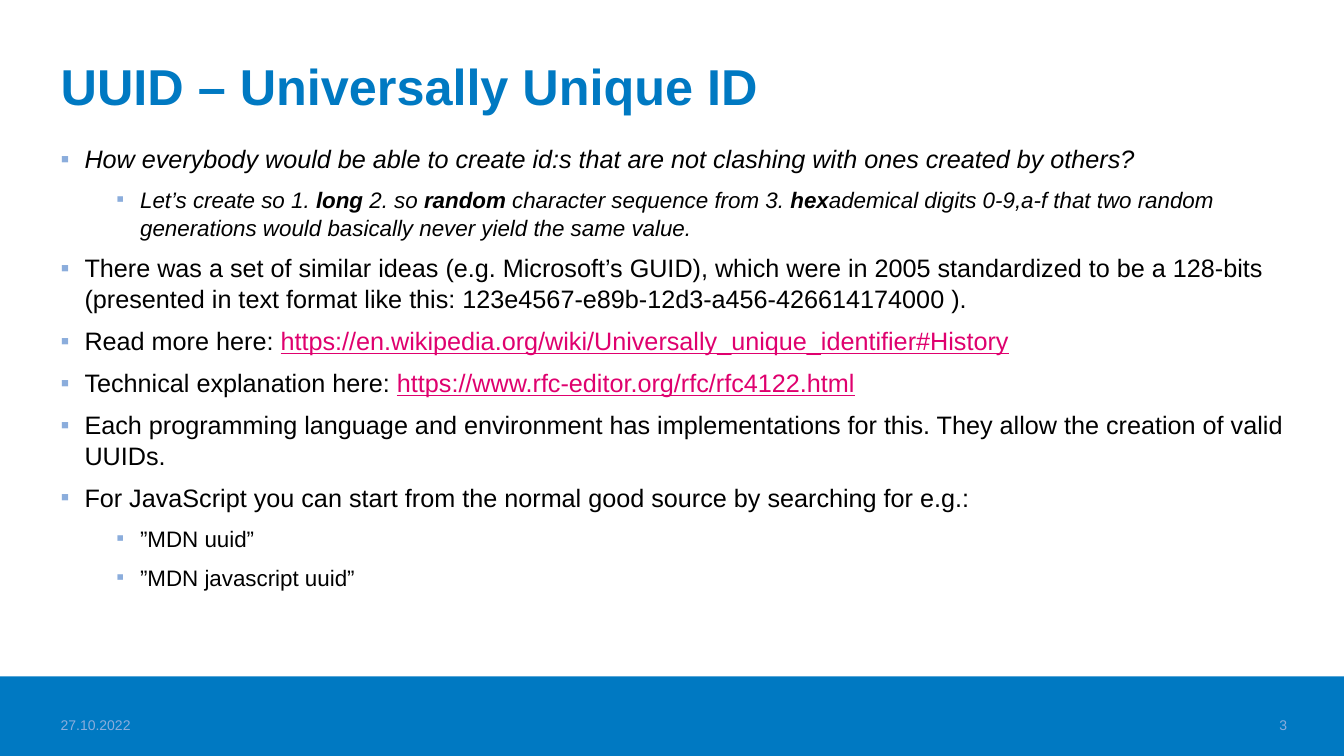
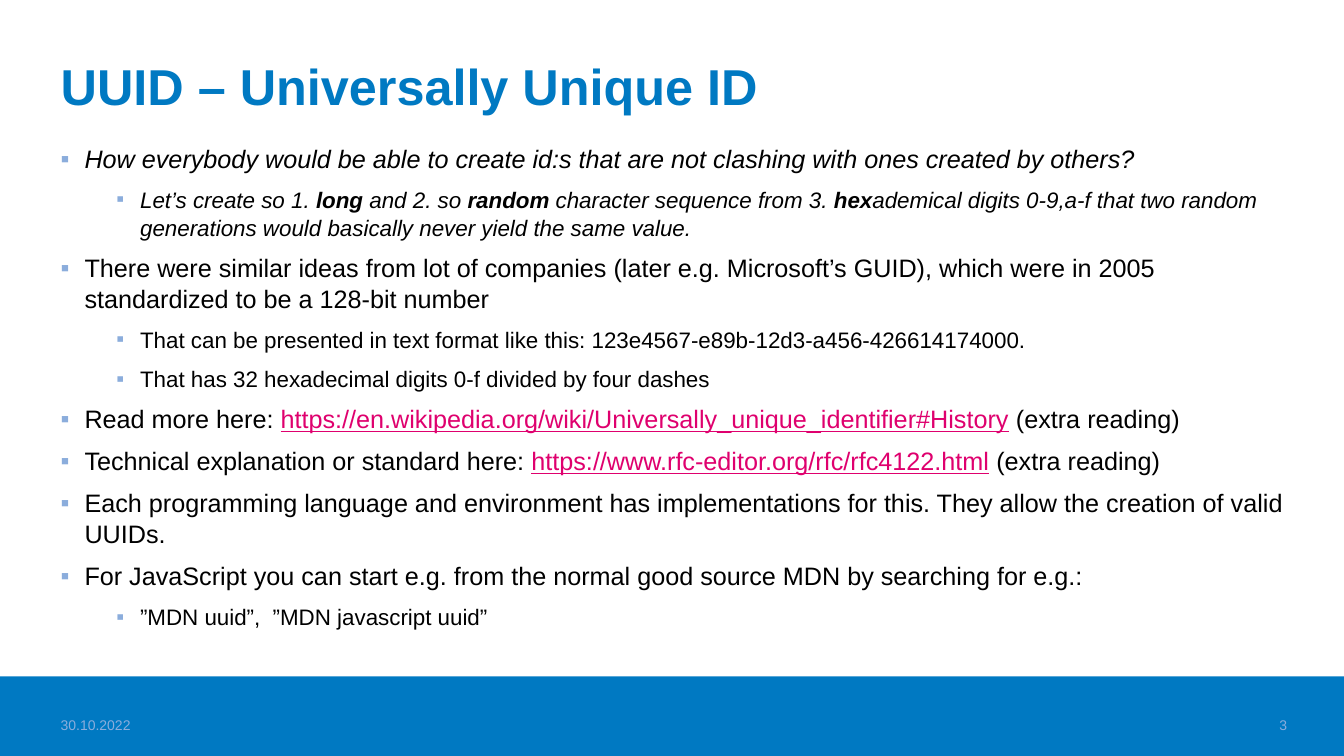
Before and after one commit to haagahelia/ohke-teknologiat, a slide deck: slide 3 of 06_ohjelmistoarkkitehtuurit_ja_patternit/uuid.pptx. Drawn at 1344x756 pixels with LibreOffice and Linux fonts; fonts in the diff are those of the drawing; background and template pictures are left out. Boxes give left, top, right and bottom in pixels: in the first picture for what was removed or moved away, otherwise in the second. Text is boxed around its words. In the diff, an @@ line names an element or a change of style, - is before the commit and + after.

Commit message:
New version of the UUID explanation

```diff
--- a/06_ohjelmistoarkkitehtuurit_ja_patternit/uuid.pptx
+++ b/06_ohjelmistoarkkitehtuurit_ja_patternit/uuid.pptx
@@ text at <box>85,191,1257,476</box>: text changed @@
-  ▪ Let’s create so 1. long 2. so random character sequence from 3. hexademical digits 0-9,a-f that two random generations would basically never yield the same value.
-▪ There was a set of similar ideas (e.g. Microsoft’s GUID), which were in 2005 standardized to be a 128-bits (presented in text format like this: 123e4567-e89b-12d3-a456-426614174000 ).
-▪ Read more here: https://en.wikipedia.org/wiki/Universally_unique_identifier#History
-▪ Technical explanation here: https://www.rfc-editor.org/rfc/rfc4122.html
+  ▪ Let’s create so 1. long and 2. so random character sequence from 3. hexademical digits 0-9,a-f that two random generations would basically never yield the same value.
+▪ There were similar ideas from lot of companies (later e.g. Microsoft’s GUID), which were in 2005 standardized to be a 128-bit number
+  ▪ That can be presented in text format like this: 123e4567-e89b-12d3-a456-426614174000.
+  ▪ That has 32 hexadecimal digits 0-f divided by four dashes
+▪ Read more here: https://en.wikipedia.org/wiki/Universally_unique_identifier#History (extra reading)
+▪ Technical explanation or standard here: https://www.rfc-editor.org/rfc/rfc4122.html (extra reading)
@@ text at <box>85,566,1082,630</box>: text changed @@
-▪ For JavaScript you can start from the normal good source by searching for e.g.:
-  ▪ ”MDN uuid”
-  ▪ ”MDN javascript uuid”
+▪ For JavaScript you can start e.g. from the normal good source MDN by searching for e.g.:
+  ▪ ”MDN uuid”, ”MDN javascript uuid”
@@ text at <box>61,720,131,730</box>: text changed @@
-27.10.2022
+30.10.2022
```
Also in this commit, not shown: 4 other slides changed, 2 other files.
